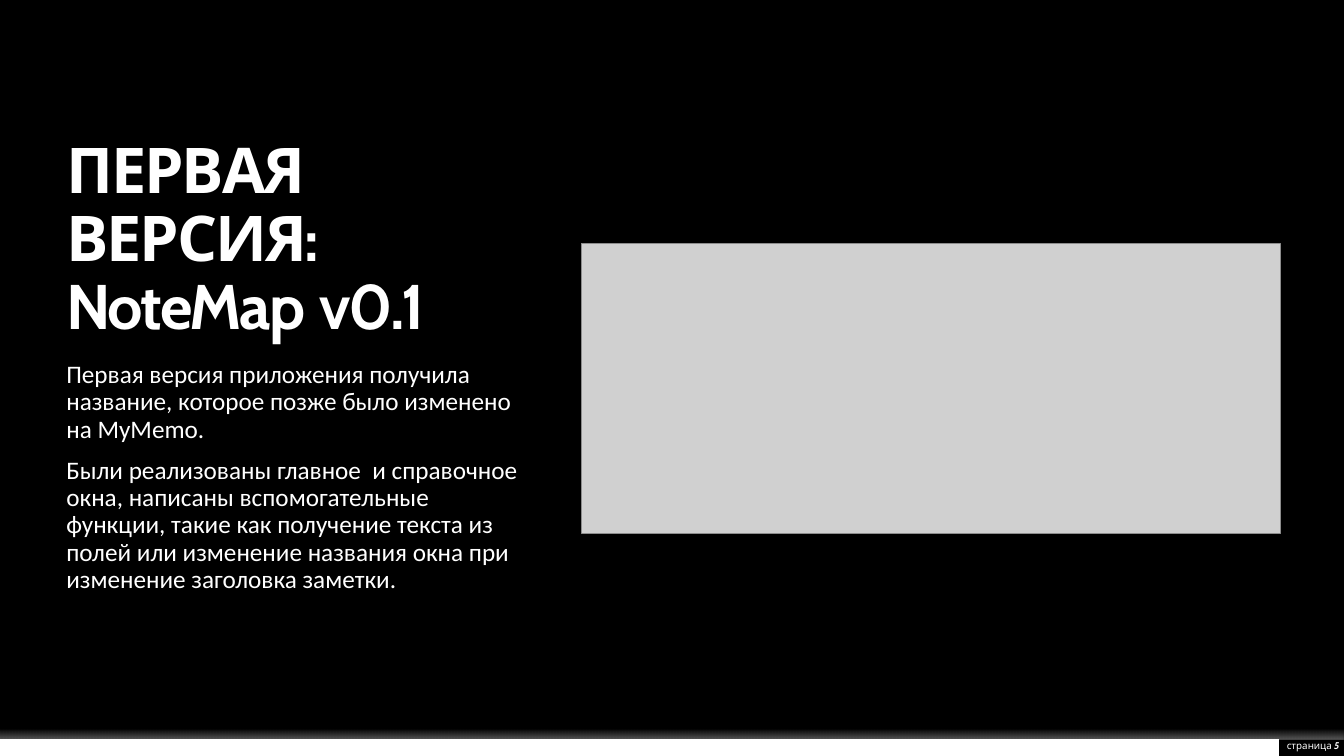
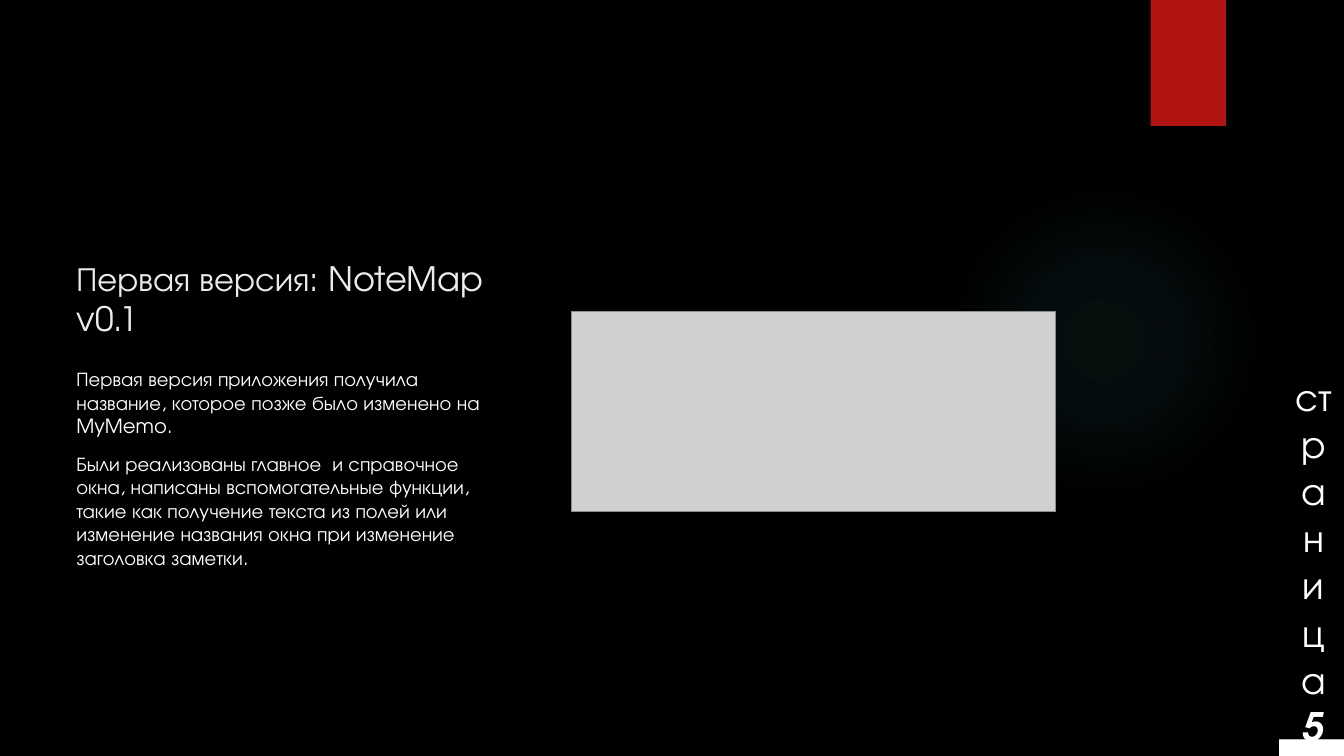
Before and after one commit to EgorBlyablin/MyMemo, a slide deck: slide 5 of MyMemo.pptx. Drawn at 1344x756 pixels with LibreOffice and Linux fonts; fonts in the diff are those of the drawing; grey boxes stand for pictures; background and template pictures are left out. Boxes give left, top, right and bottom in pixels: in the first picture for what was removed or moved away, otherwise in the second. Text is boxed around its words. In the diff, an @@ line names an element or a change of style, - is before the commit and + after.

```diff
--- a/MyMemo.pptx
+++ b/MyMemo.pptx
@@ rectangle added at (x1=1150, y1=0, x2=1226, y2=126), fill #B01513 @@
@@ ellipse added at (x1=949, y1=185, x2=1259, y2=495), fill gradient #50B9C1 @@
@@ title at (x1=76, y1=266, x2=484, y2=332): text changed; size 45 to 24 pt; font Cabin to TeX Gyre Adventor; text colour #FFFFFF to #EBEBEB; bold off @@
-ПЕРВАЯ ВЕРСИЯ: NoteMap v0.1
+Первая версия: NoteMap v0.1
@@ picture resized from (x1=582, y1=244, x2=1280, y2=533) to (x1=572, y1=312, x2=1056, y2=512) @@
@@ text "Первая версия приложения получила название, ..." at (x1=76, y1=372, x2=480, y2=566): size 18 to 14 pt, font Calibri to TeX Gyre Adventor; line spacing 0.9 to 1 @@
@@ page number at (x1=1303, y1=698, x2=1325, y2=756): size 7 to 28 pt, font Cabin to TeX Gyre Adventor; alignment right to centre; vertical alignment middle to bottom @@
@@ rectangle at (x1=0, y1=739, x2=1279, y2=756): fill #FFFFFF to #000000 @@
@@ rectangle at (x1=0, y1=722, x2=1344, y2=739): fill gradient #FFFFFF to gradient #000000 @@
@@ rectangle added at (x1=1276, y1=739, x2=1344, y2=756), fill #FFFFFF @@
```
Also in this commit, not shown: 15 other slides changed, 1 other file.
